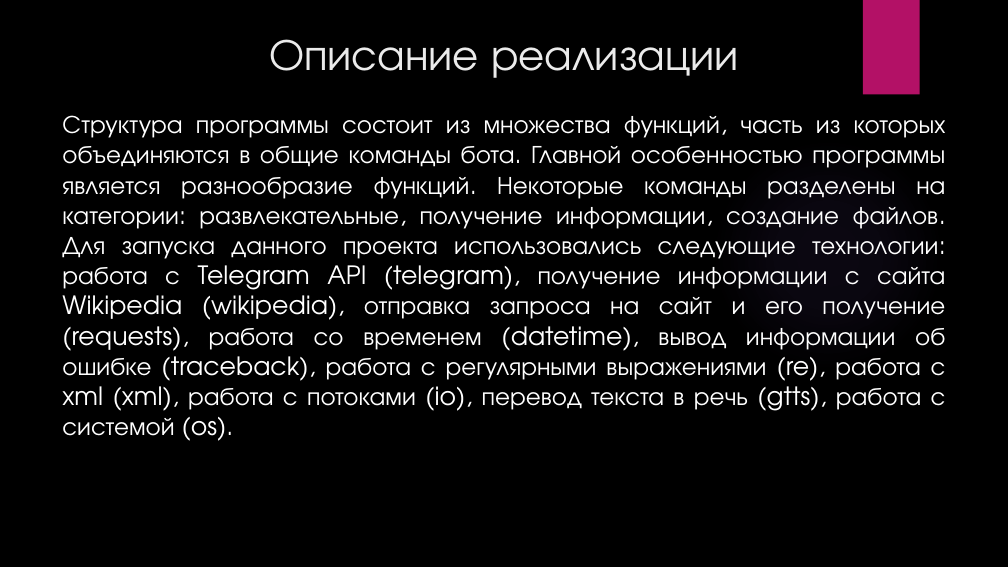
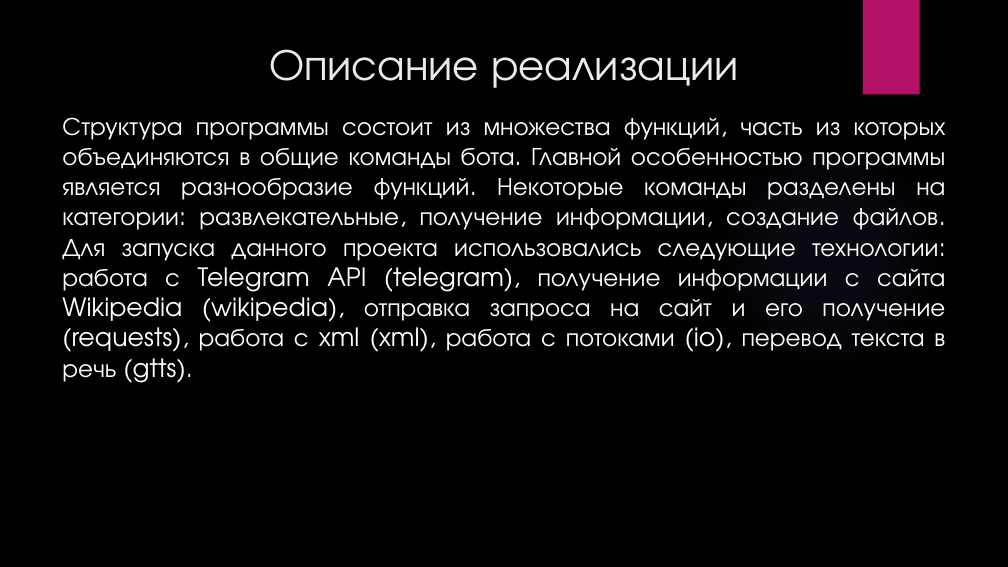
Before and after one commit to Ilya-Grigoriev/Tolya-Bot, a slide deck: slide 3 of Проект «Помощник Толя».pptx. Drawn at 1008x567 pixels with LibreOffice and Linux fonts; fonts in the diff are those of the drawing; background and template pictures are left out. Boxes give left, top, right and bottom in pixels: in the first picture for what was removed or moved away, otherwise in the second. Text is boxed around its words. In the diff, an @@ line names an element or a change of style, - is before the commit and + after.

Commit message:
Изменена презентация проекта

```diff
--- a/Проект «Помощник Толя».pptx
+++ b/Проект «Помощник Толя».pptx
@@ title "Описание реализации": place and size @@
-title "Описание реализации" at (269,39,739,78)
+title "Описание реализации" at (269,49,739,88)
@@ text at (62,117,946,383): text changed @@
-Структура программы состоит из множества функций, часть из которых объединяются в общие команды бота. Главной особенностью программы является разнообразие функций. Некоторые команды разделены на категории: развлекательные, получение информации, создание файлов. Для запуска данного проекта использовались следующие технологии: работа с Telegram API (telegram), получение информации с сайта Wikipedia (wikipedia), отправка запроса на сайт и его получение (requests), работа со временем (datetime), вывод информации об ошибке (traceback), работа с регулярными выражениями (re), работа с xml (xml), работа с потоками (io), перевод текста в речь (gtts), работа с системой (os).
+Структура программы состоит из множества функций, часть из которых объединяются в общие команды бота. Главной особенностью программы является разнообразие функций. Некоторые команды разделены на категории: развлекательные, получение информации, создание файлов. Для запуска данного проекта использовались следующие технологии: работа с Telegram API (telegram), получение информации с сайта Wikipedia (wikipedia), отправка запроса на сайт и его получение (requests), работа с xml (xml), работа с потоками (io), перевод текста в речь (gtts).
```
